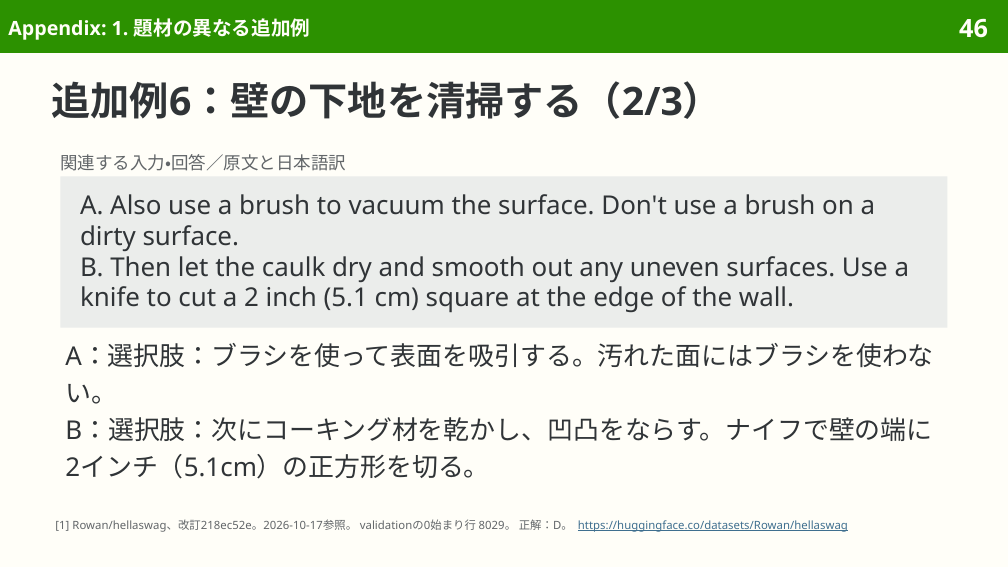
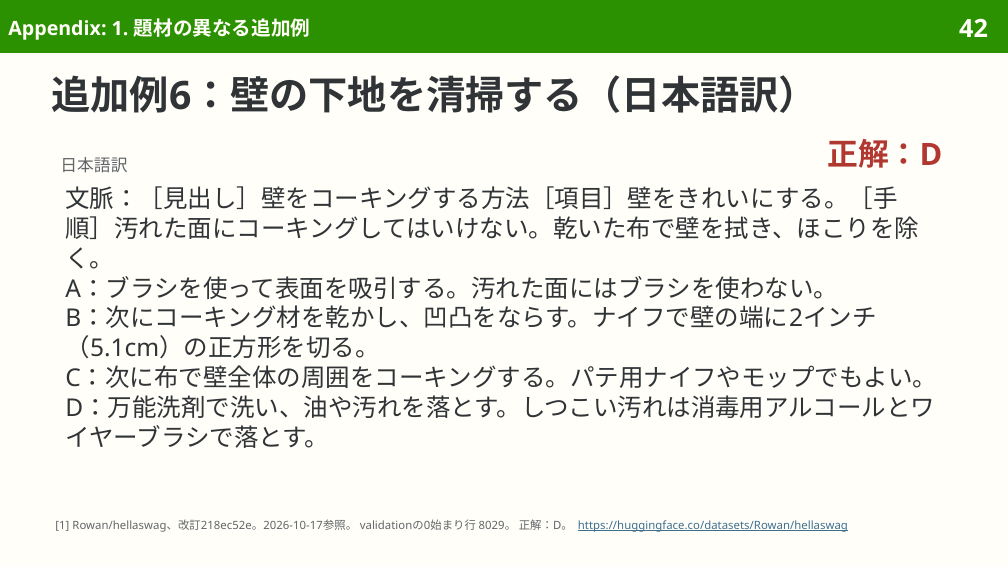
Before and after one commit to sasakiy84/datasets-in-10-minutes, a slide deck: slide 42 of slides/datasets-in-10-minutes-hellaswag.pptx (slide 46 before the commit). Drawn at 1008x567 pixels with LibreOffice and Linux fonts; fonts in the diff are those of the drawing. Boxes give left, top, right and bottom in pixels: in the first picture for what was removed or moved away, otherwise in the second. Text is boxed around its words. In the diff, an @@ line names an element or a change of style, - is before the commit and + after.

```diff
--- a/slides/datasets-in-10-minutes-hellaswag.pptx
+++ b/slides/datasets-in-10-minutes-hellaswag.pptx
@@ page number at <box>959,18,988,37</box>: text changed @@
-46
+42
@@ title at <box>52,75,818,113</box>: text changed @@
-追加例6：壁の下地を清掃する（2/3）
+追加例6：壁の下地を清掃する（日本語訳）
@@ text added at <box>828,139,943,168</box>, 22 pt, text #B13731, bold @@
+正解：D
@@ text removed at <box>60,154,346,171</box> @@
-関連する入力・回答／原文と日本語訳
@@ rectangle removed at <box>60,176,948,328</box> @@
-A. Also use a brush to vacuum the surface. Don't use a brush on a dirty surface.
-B. Then let the caulk dry and smooth out any uneven surfaces. Use a knife to cut a 2 inch (5.1 cm) square at the edge of the wall.
@@ text added at <box>60,157,127,173</box>, 12 pt, text #626669 @@
+日本語訳
@@ text at <box>65,186,937,448</box>: text changed; size 18.5 to 17.5 pt @@
-A：選択肢：ブラシを使って表面を吸引する。汚れた面にはブラシを使わない。
-B：選択肢：次にコーキング材を乾かし、凹凸をならす。ナイフで壁の端に2インチ（5.1cm）の正方形を切る。
+文脈：［見出し］壁をコーキングする方法［項目］壁をきれいにする。［手順］汚れた面にコーキングしてはいけない。乾いた布で壁を拭き、ほこりを除く。
+A：ブラシを使って表面を吸引する。汚れた面にはブラシを使わない。
+B：次にコーキング材を乾かし、凹凸をならす。ナイフで壁の端に2インチ（5.1cm）の正方形を切る。
+C：次に布で壁全体の周囲をコーキングする。パテ用ナイフやモップでもよい。
+D：万能洗剤で洗い、油や汚れを落とす。しつこい汚れは消毒用アルコールとワイヤーブラシで落とす。
```
Also in this commit, not shown: 20 other slides changed, 10 slides removed, 9 other files.
